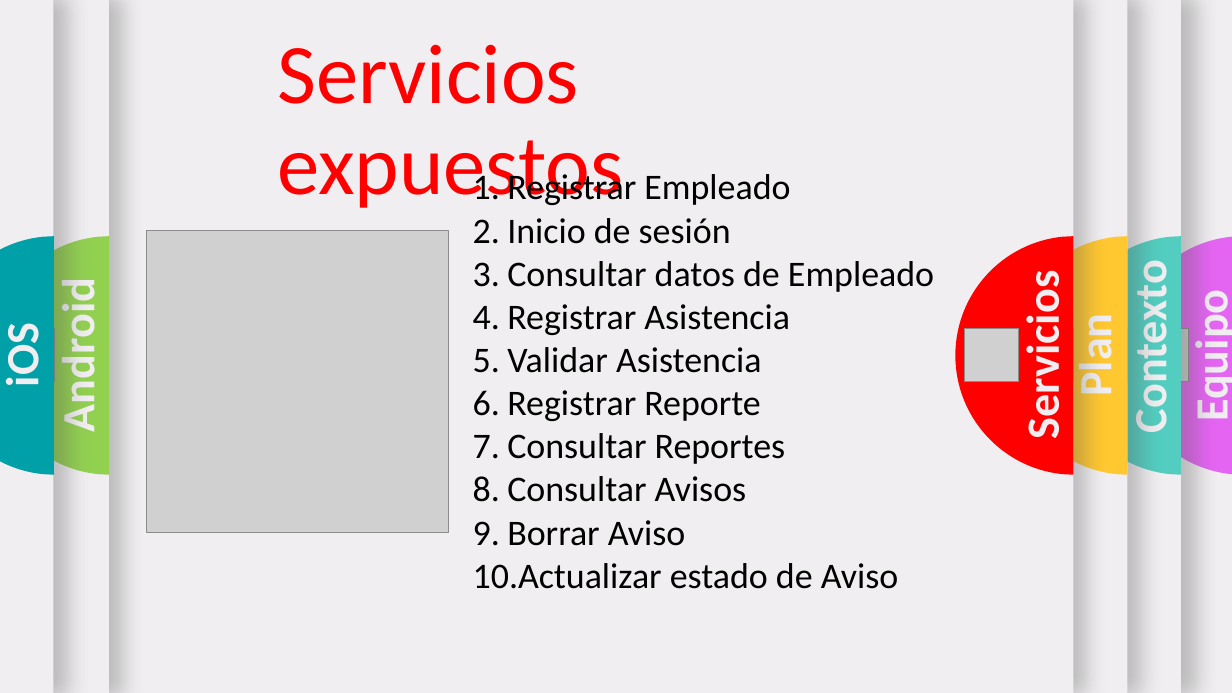
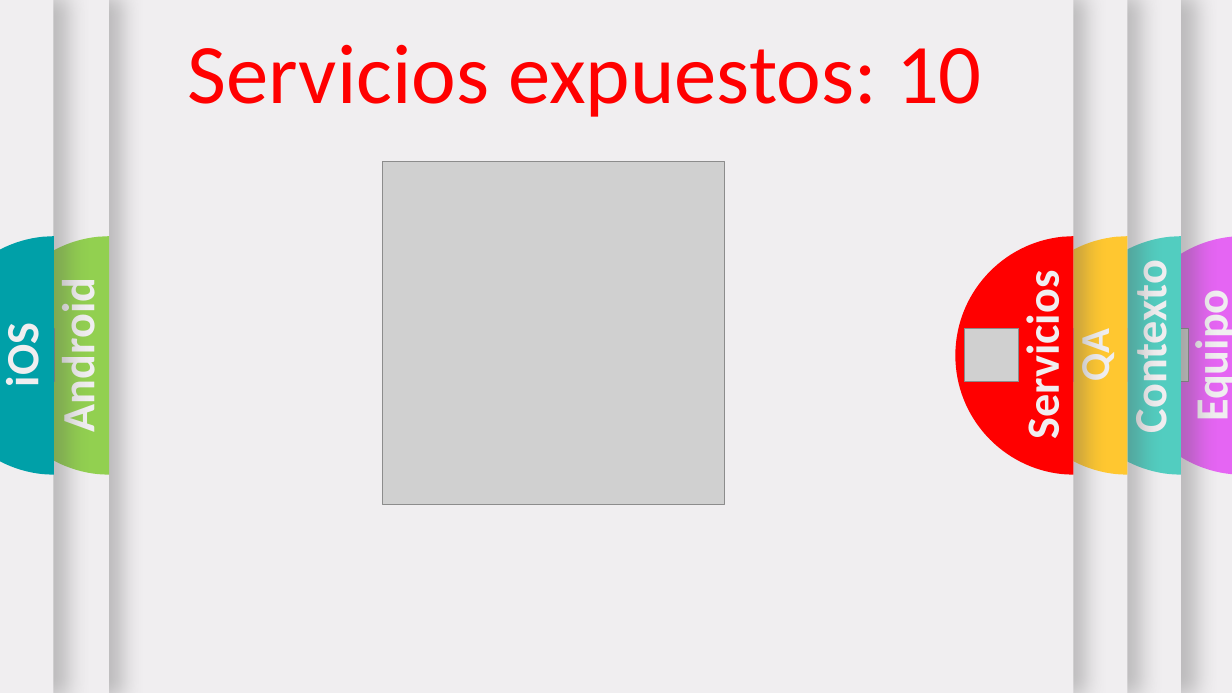
Before and after one commit to RaizrNs3/Presentaci-n, a slide deck: slide 9 of Template con trancisiones.pptx (slide 10 before the commit). Drawn at 1232x693 pixels with LibreOffice and Linux fonts; fonts in the diff are those of the drawing; grey boxes stand for pictures; background and template pictures are left out. Boxes give left, top, right and bottom in pixels: in the first picture for what was removed or moved away, otherwise in the second. Text is boxed around its words. In the diff, an @@ line names an element or a change of style, - is before the commit and + after.

```diff
--- a/Template con trancisiones.pptx
+++ b/Template con trancisiones.pptx
@@ text at <box>188,44,982,117</box>: text changed @@
-Servicios expuestos
+Servicios expuestos: 10
@@ picture: place and size @@
-picture at <box>146,231,448,533</box>
+picture at <box>383,162,726,505</box>
@@ text removed at <box>473,218,934,589</box> @@
-1. Registrar Empleado
-2. Inicio de sesión
-3. Consultar datos de Empleado
-4. Registrar Asistencia
-5. Validar Asistencia
-6. Registrar Reporte
-7. Consultar Reportes
-8. Consultar Avisos
-9. Borrar Aviso
-10. Actualizar estado de Aviso
@@ text at <box>1070,333,1120,380</box>: text changed; size 36 to 32 pt @@
-Plan
+QA
```
Also in this commit, not shown: 12 other slides changed, 1 slide added, 2 slides removed.
